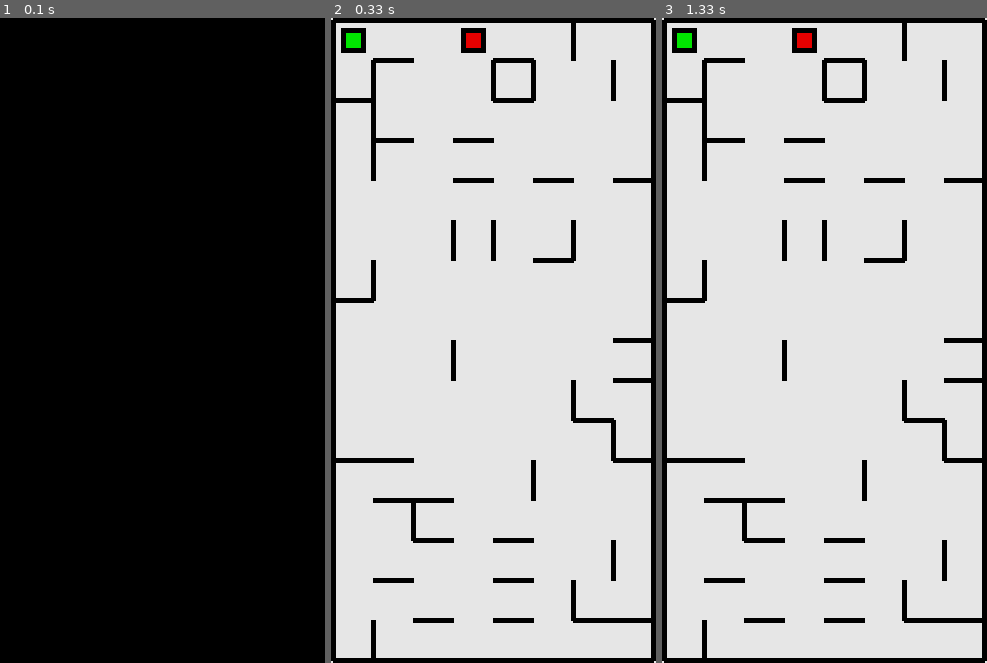
Above: before the commit, frames 1-3 (left to right).
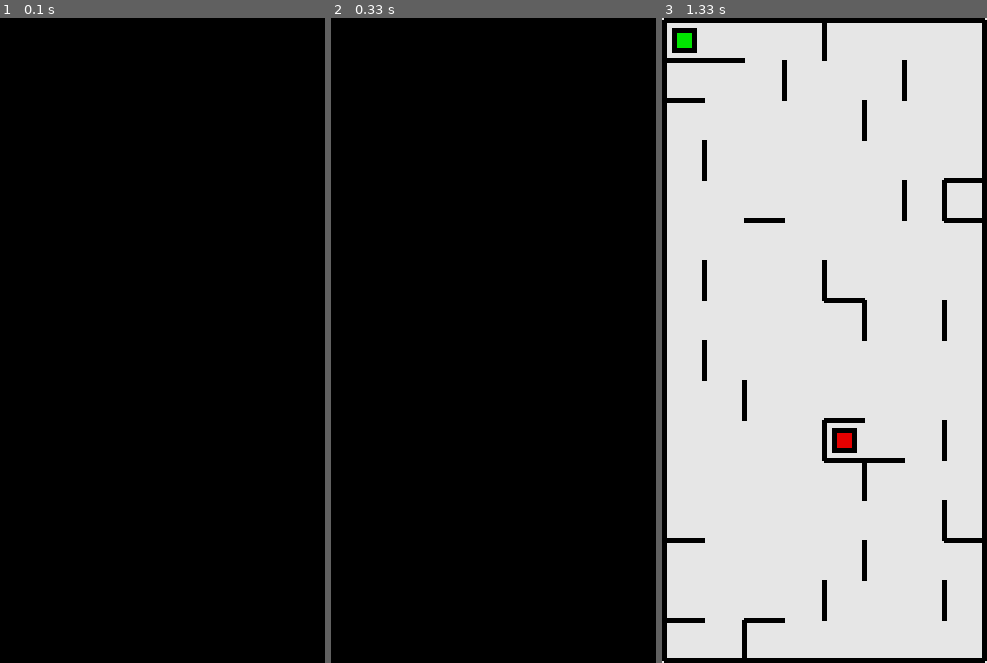
Above: after the commit, the same moments.

Repository: FoxFil/yandex-lyceum-project-pygame
Game: pygame game, started from second_version.py
Same seed, same stepped clock (60 frames per second), same inputs: the game is played once before the commit and once after it.
Inputs:
- Up to frame 1 (0.1 s): no input
- Up to frame 2 (0.33 s): no input
- Up to frame 3 (1.33 s): no input

Frame 1 is identical in both runs. In frame 2, 91% of the frame differs, in the area x 0-100%, y 0-100%; in frame 3, 6.6%.

Commit message:
add comments

Diff:
--- a/second_version.py
+++ b/second_version.py
@@ -5,18 +5,20 @@
     def __init__(
         self,
         min_solution_length,
-        wall_possibility,
-        maze_size,
-        start,
-        player_start_coord,
+        wall_possibility,  # дробь отношения (например 10 к 1): 1 - что стенка есть, 10 - что нет.
+        maze_size,  # размер окна в клетках
+        start,  # первая координата в списке
+        player_start_coord,  # где начинает игрок
     ):
         self.size = maze_size
         self.wall_possibility = wall_possibility
-        self.walls = []
-        self.test_walls = []
-        self.num_vertex = 1
-        self.vertex_coord = []
-        self.edge_list = []
+        self.walls = []  # 100% правильные уже отрисованные стенки лабиринта
+        self.test_walls = (
+            []
+        )  # не факт что правильные стенки. Используется при генерации self.walls
+        self.num_vertex = 1  # номер вершины
+        self.vertex_coord = []  # не номер, а координата
+        self.edge_list = []  # список смежностей (куда мы можем попасть из клетки)
         self.graphs = []
         self.start = start
         self.finish = 0
@@ -26,7 +28,9 @@
         self.solution_length = 0
         self.solution_path = []
         self.create_flag = False
-        self.player_coord = player_start_coord
+        self.player_coord = (
+            player_start_coord  # player не отрисовывается, поэтому ничего нет
+        )
         self.player_cell = (
             1 + self.player_coord[1] * self.size[0] + self.player_coord[0]
         )
@@ -130,7 +134,7 @@
                     Q.append(v)
                     Prev[v] = u
 
-        self.amt_points = 0
+        self.amt_points = 0  # кол-во точек, в которое можно попасть
         self.test_solution_length = 0
         self.test_solution_path = []
 
@@ -150,26 +154,37 @@
 
     def try_to_create(self):
         self.create_flag = False
-        self.graphs = []
+        self.graphs = (
+            []
+        )  # граф еще не создан. В итоге тут будут все клетки куда можно отсюда попасть
         self.get_random_walls()
-        for i in range(self.size[0] * self.size[1]):
+        for i in range(
+            self.size[0] * self.size[1]
+        ):  # для каждой клетки создается список смежных клеток.
             self.num_vertex = i + 1
             self.get_edge_list()
-            self.graphs.append(self.edge_list)
-        self.get_path()
-        if self.test_solution_length > 15 and self.amt_points > 20:
+            self.graphs.append(self.edge_list)  # добавляем все связи в граф
+        self.get_path()  # исчет путь
+        if (
+            self.test_solution_length
+            > self.min_solution_length  # and self.amt_points > 20
+        ):  # проверка на правильность лабиринта
             self.walls = self.test_walls.copy()
             self.solution_length = self.test_solution_length
             self.solution_path = self.test_solution_path.copy()
             self.create_flag = True
+            print(self.graphs)
             print(self.cell2coord(self.finish))
 
-    def draw(self, color, coord, size, width_wall):
-        size_x = size[0] / self.size[0]
-        size_y = size[1] / self.size[1]
+    def draw(
+        self, color, coord, size, width_wall
+    ):  # coord - отступ от левого верх угла
+        size_x = size[0] / self.size[0]  # размер клетки по X
+        size_y = size[1] / self.size[1]  # размер клетки по Y
         for i in range(self.size[1] + 1):
             for j in range(self.size[0] + 1):
                 if j + 1 < len(self.walls[0][i]):
+                    # проверка на стенки и рисование стенок
                     if self.walls[0][i][j]:
                         pygame.draw.line(
                             screen,
@@ -229,7 +244,7 @@
 
     keydown = []
 
-    maze = Maze(20, [10, 1], [8, 16], 1, [2, 2])
+    maze = Maze(20, [10, 1], [8, 16], 1, [2, 2])  #
 
     step = 1
     TMP_i = 0
